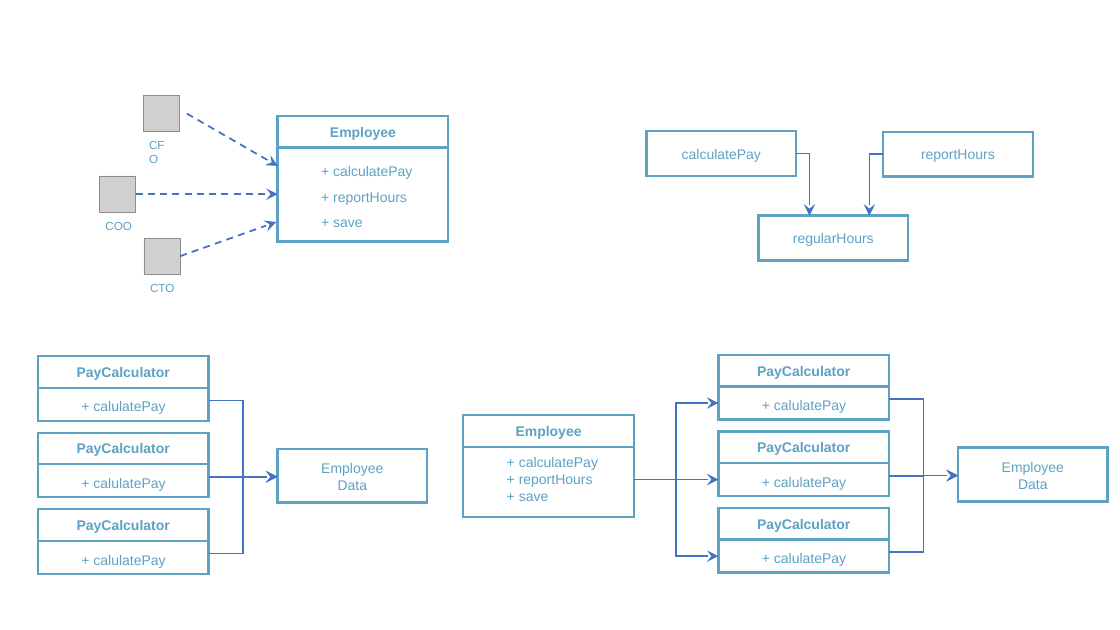
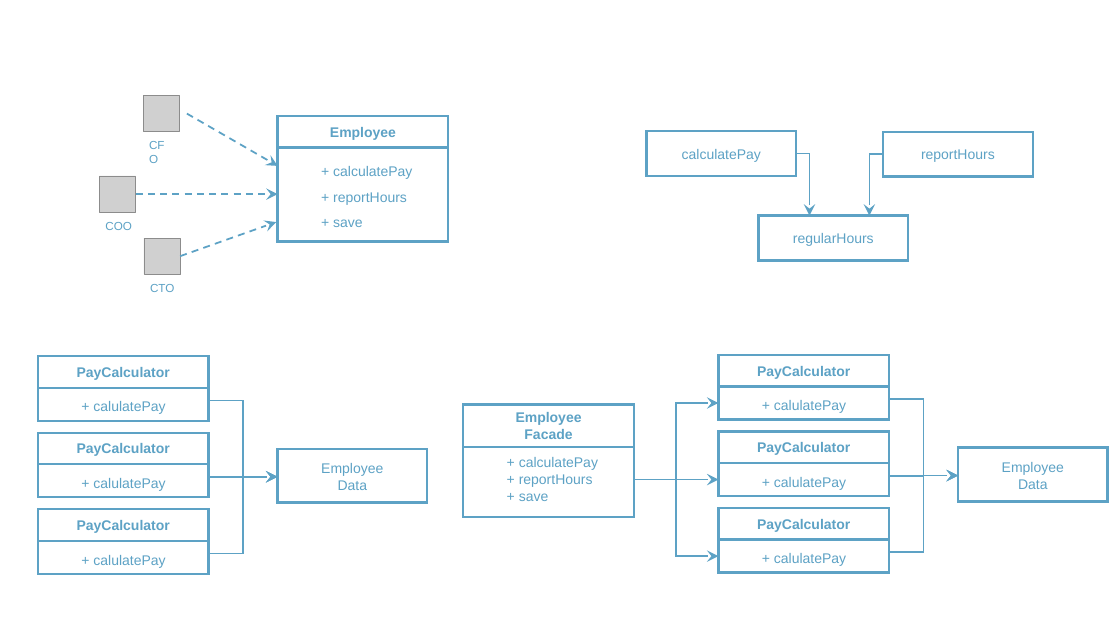
Before and after one commit to rudaks-han/book-summary, a slide deck: slide 3 of Clean Architecture/ref/프레젠테이션1.pptx. Drawn at 1120x630 pixels with LibreOffice and Linux fonts; fonts in the diff are those of the drawing; grey boxes stand for pictures. Boxes give left, top, right and bottom in pixels: in the first picture for what was removed or moved away, otherwise in the second. Text is boxed around its words. In the diff, an @@ line names an element or a change of style, - is before the commit and + after.

Commit message:
update

```diff
--- a/Clean Architecture/ref/프레젠테이션1.pptx
+++ b/Clean Architecture/ref/프레젠테이션1.pptx
@@ arrow (187, 113) - (278, 166): stroke #4472C4 1.5 pt dashed to #5DA2C5 1.5 pt dashed @@
@@ elbow arrow (797, 154) - (810, 216): stroke #4472C4 1.5 pt to #5DA2C5 1.5 pt @@
@@ elbow arrow (883, 155) - (870, 216): stroke #4472C4 1.5 pt to #5DA2C5 1.5 pt @@
@@ arrow (135, 194) - (278, 194): stroke #4472C4 1.5 pt dashed to #5DA2C5 1.5 pt dashed @@
@@ arrow (180, 256) - (276, 222): stroke #4472C4 1.5 pt dashed to #5DA2C5 1.5 pt dashed @@
@@ elbow arrow (208, 401) - (277, 477): stroke #4472C4 1.5 pt to #5DA2C5 1.5 pt @@
@@ rectangle: place and size @@
-rectangle at (463, 415, 634, 446)
+rectangle at (463, 404, 634, 446)
@@ text "Employee": place and size @@
-text "Employee" at (516, 426, 582, 439)
+text "Employee" at (516, 412, 582, 439)
@@ elbow arrow (634, 480) - (718, 403): stroke #4472C4 1.5 pt to #5DA2C5 1.5 pt @@
@@ elbow arrow (890, 399) - (958, 476): stroke #4472C4 1.5 pt to #5DA2C5 1.5 pt @@
@@ text at (524, 429, 572, 439): paragraph added @@
+Facade
@@ elbow arrow (208, 477) - (277, 477): stroke #4472C4 1.5 pt to #5DA2C5 1.5 pt @@
@@ elbow arrow (208, 554) - (277, 477): stroke #4472C4 1.5 pt to #5DA2C5 1.5 pt @@
@@ elbow arrow (890, 476) - (958, 476): stroke #4472C4 1.5 pt to #5DA2C5 1.5 pt @@
@@ elbow arrow (890, 553) - (958, 476): stroke #4472C4 1.5 pt to #5DA2C5 1.5 pt @@
@@ elbow arrow (634, 480) - (718, 480): stroke #4472C4 1.5 pt to #5DA2C5 1.5 pt @@
@@ elbow arrow (634, 480) - (718, 556): stroke #4472C4 1.5 pt to #5DA2C5 1.5 pt @@
```
